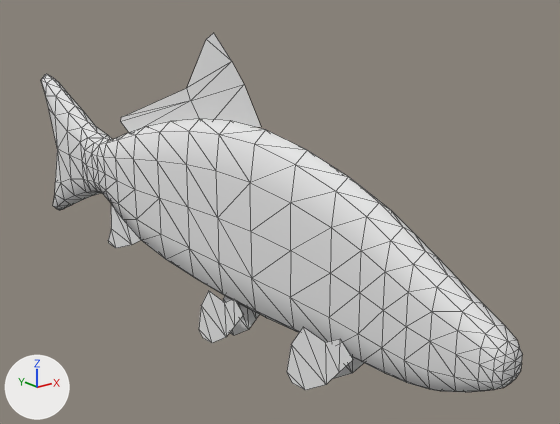
The OBJ model Practica4/code/models/golden_fish.obj: old version first, new version second.
The view is the same before and after, from a 50 mm camera at (-2.73, -4.23, 1.59) aimed at (0.41, -0.3, 0.02). Lighting does not change. The marker at lower left points along +X, +Y and +Z. Mesh edges are drawn as thin lines. Where no turn or scale is listed for an object, it has been applied to the vertices.

In view in the first picture: 'fish_Cube'.
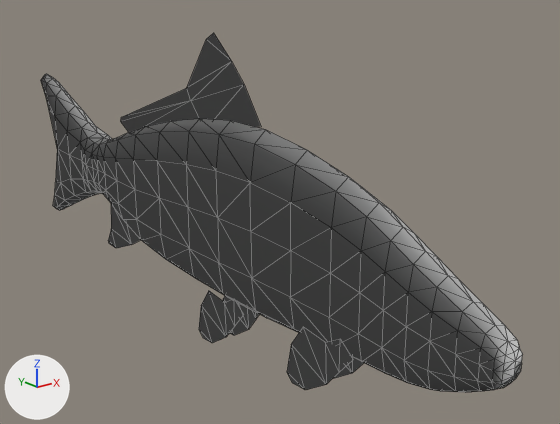
The newer file is also turned or shifted as a whole; pictures and numbers use the older file's frame.

Pixel boxes [x1, y1, x2, y2] of what changed, in the pictures (560 x 424 px):
'fish_Cube', recoloured, shading changed
    both: [41, 33, 522, 392]

Patch to the scene script:
```diff
--- a/Practica4/code/models/golden_fish.obj.py
+++ b/Practica4/code/models/golden_fish.obj.py
@@ mat_fish_material @@
 mat_fish_material = principled_material('fish_Material')
-mat_fish_material.base_color = (0.8, 0.8, 0.8)  # white #e7e7e7
+mat_fish_material.base_color = (0.588, 0.588, 0.588)  # light grey #cacaca
 mat_fish_material.roughness = 1.0
@@ me_fish_cube @@
 me_fish_cube.from_pydata(...)  # 373 vertices, 672 faces; spans x -0.1..0.14, y -2.46..2.6, z -0.87..1.21
 # used by ob_fish_cube; location = (0.0, 0.0, 0.0)
+# me_fish_cube part 1: its shading normals changed
 me_fish_cube.materials.append(mat_fish_material)
```
